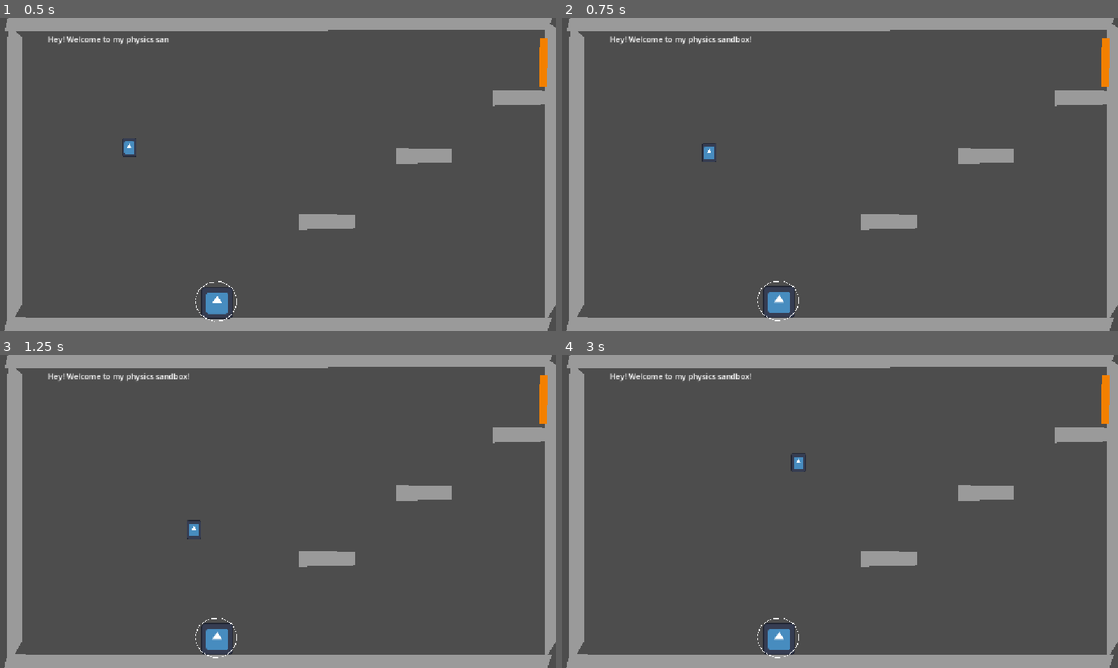
Above: before the commit, frames 1-4 (two rows, left to right).
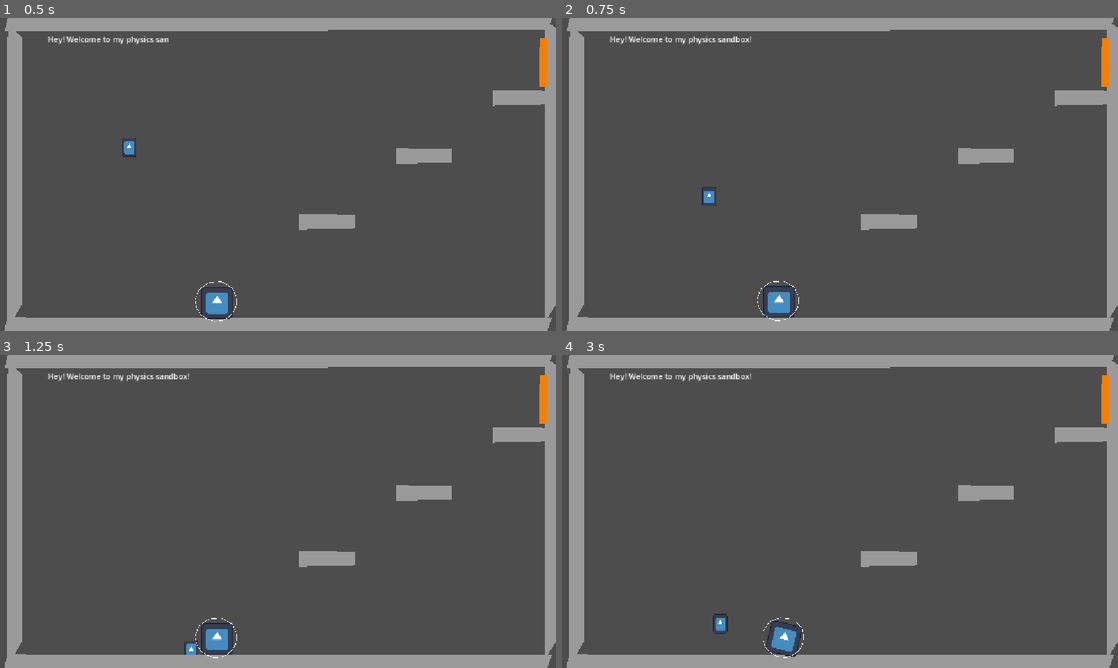
Above: after the commit, the same moments.

Repository: TAL-Trent/SSJamF2026
Game: Godot game, scene res://Test Scene Dev Trent.tscn
Two runs of this game, one before a commit and one after it. Both use one fixed random seed, a clock stepped at 60 frames per second and the inputs below. The engine's default icon, where the game draws it, is replaced by a stand-in: a white triangle on a blue panel in a dark square.
Inputs:
- Up to frame 1 (0.5 s): no input
- Up to frame 2 (0.75 s): hold Right (right) from 0.53 s (still down); hold Space (jump) from 0.53 s (still down)
- Up to frame 3 (1.25 s): keep holding Right (right); keep holding Space (jump)
- Up to frame 4 (3 s): release Right (right) at 1.28 s; release Space (jump) at 1.28 s; hold Left (left) 1.28-2.03 s; tap Space (jump) at 1.35, 1.52, 1.82, 2.85 s; hold Space (jump) 2.03-2.78 s; hold Right (right) from 2.03 s (still down)

Frame 1 is identical in both runs. In frame 2, 0.2% of the frame differs, in the area x 25-28%, y 40-60%; in frame 3, 0.1%; in frame 4, 0.6%, in the area x 27-44%, y 31-97%.

Commit message:
Added touching floor function and made it so that the player character can no longer fly

Diff:
--- a/jank/Test Scene Dev Trent.tscn
+++ b/jank/Test Scene Dev Trent.tscn
@@ -18,17 +18,23 @@
 [sub_resource type="CircleShape2D" id="CircleShape2D_oym00"]
 radius = 86.833176
 
-[node name="Node2D" type="Node2D" unique_id=965193724 node_paths=PackedStringArray("Player", "PlayerSprite", "EolTrigger", "textChat")]
+[node name="Node2D" type="Node2D" unique_id=965193724 node_paths=PackedStringArray("Player", "PlayerSprite", "EolTrigger", "textChat", "playerRay")]
 script = ExtResource("1_jkau5")
 Player = NodePath("Player")
 PlayerSprite = NodePath("Player2dSprite")
 EolTrigger = NodePath("Area2D")
 textChat = NodePath("RichTextLabel")
+playerRay = NodePath("Player2dSprite/RayCast2D")
 
 [node name="Player2dSprite" type="Sprite2D" parent="." unique_id=1676920389]
 position = Vector2(268, 190)
 scale = Vector2(0.2304688, 0.3125001)
 texture = ExtResource("2_h7ysx")
+
+[node name="RayCast2D" type="RayCast2D" parent="Player2dSprite" unique_id=1973953240]
+position = Vector2(0, -9.599976)
+scale = Vector2(4.338982, 3.199999)
+target_position = Vector2(0, 23)
 
 [node name="Player" type="RigidBody2D" parent="." unique_id=272158072]
 position = Vector2(268, 187)
--- a/jank/Test Scene Script dev trent.gd
+++ b/jank/Test Scene Script dev trent.gd
@@ -4,6 +4,7 @@
 @export var PlayerSprite: Sprite2D
 @export var EolTrigger: Area2D
 @export var textChat: RichTextLabel
+@export var playerRay: RayCast2D
 
 var textDelay = 10
 
@@ -18,8 +19,9 @@
 		myForce.x = 0;
 		myForce.y = -500;
 		#Player.apply_force(myForce)
-		Player.apply_impulse(myForce);
-		print("Jumped!")
+		if isTouchingFloor():
+			Player.apply_impulse(myForce);
+			print("Jumped!")
 	if event.is_action_pressed("left"):
 		var myForce: Vector2
 		myForce.x = -200;
@@ -63,3 +65,6 @@
 	currentMessage = ""
 	finishedMessage = message
 	messageChar = 0
+
+func isTouchingFloor() -> bool:
+	return playerRay.is_colliding()
